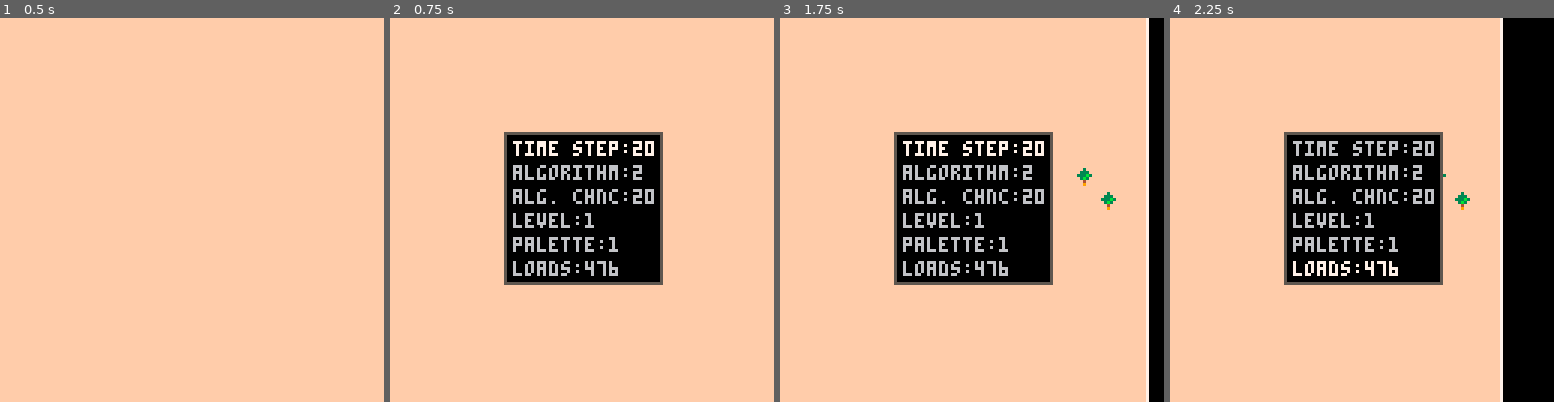
Above: before the commit, frames 1-4 (left to right).
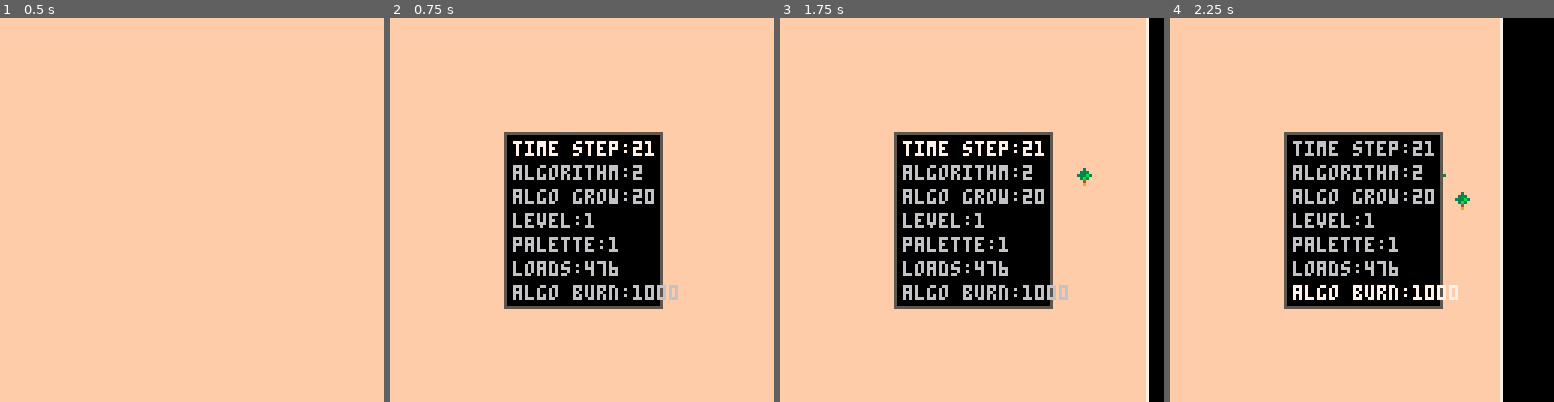
Above: after the commit, the same moments.

Repository: arnodick/castle
Game: PICO-8 cartridge forestfire.p8
Two runs of this game, one before a commit and one after it. Both use one fixed random seed, a clock stepped at 60 frames per second and the inputs below.
Inputs:
- Up to frame 1 (0.5 s): tap X (X key) at 0.33 s
- Up to frame 2 (0.75 s): tap O (Z key) at 0.7 s
- Up to frame 3 (1.75 s): tap X (X key) at 1.07 s; hold Right from 1.6 s (still down); tap O (Z key) at 1.7 s
- Up to frame 4 (2.25 s): tap X (X key) at 1.85 s; release Right at 2.1 s; tap O (Z key) at 2.1 s; hold Up from 2.15 s (still down)

Frame 1 is identical in both runs. In frame 2, 3.2% of the frame differs, in the area x 29-75%, y 32-76%; in frame 3, 3.3%; in frame 4, 3.7%.

Commit message:
spriteworx

Diff:
--- a/forestfire.p8
+++ b/forestfire.p8
@@ -146,7 +146,7 @@
 	if rndint(1000)<=chance then
 		cell=clampoverflow(cell+1,0,6)
 		mset(x,y,cell)
-		if cell==2 or cell==3 then
+		if cell==2 or cell==4 then
 			sfx(cell)
 		end
 	end
@@ -165,7 +165,7 @@
 				end
 			elseif cell==2 then
 				if checkneighbours(x,y,4)>0 then
-					chance=1000
+					chance=settings[6]
 				end
 			end
 			processcell(x,y,cell,chance)
@@ -188,7 +188,7 @@
 	levels[1].c=15
 	levels[2].c=7
 	levels[3].c=0
-	levels[4].c=1
+	levels[4].c=7
 
 	palette[1][1]={3,11}
 	palette[1][2]={9,10}
@@ -196,11 +196,11 @@
 	palette[2][2]={6,3}
 	palette[3][1]={7,8}
 	palette[3][2]={3,11}
-	palette[4][1]={3,11}
-	palette[4][2]={2,14}
+	palette[4][1]={3,5}
+	palette[4][2]={0,6}
 
 	settings={}
-	settings[0]=20--timestep
+	settings[0]=21--timestep
 	settings[1]=2--generation algs
 	--0: random(?)
 	--1: ?(8 direction)
@@ -210,14 +210,16 @@
 	settings[3]=1--level
 	settings[4]=1--pallette
 	settings[5]=476--load length
+	settings[6]=1000--algo burn
 
 	stitles={}
 	stitles[0]="time step:"
 	stitles[1]="algorithm:"
-	stitles[2]="alg. chnc:"
+	stitles[2]="algo grow:"
 	stitles[3]="level:"
 	stitles[4]="palette:"
 	stitles[5]="loads:"
+	stitles[6]="algo burn:"
 
 	probs={}
 	probs[0]=2
@@ -289,7 +291,7 @@
 				cam[a]+=dire[a]*2
 			end
 			if btnp(4) then
-				makemenu(1,38,38,52,50,3)
+				makemenu(1,38,38,52,58,3)
 --				makemenu(1,5,6,52,50,3)--64x64 mode
 				sendtomenu(menus[1],settings)
 
@@ -301,7 +303,7 @@
 			if btnp(5) then
 --				reload(0x2000,0x2000,0x1000)--load from map
 --				reload(0x0000,0x0000,0x00f0)
-				makemenu(2,38,38,52,50,3)
+				makemenu(2,38,38,52,58,3)
 --				makemenu(2,5,6,52,50,3)--64x64 mode
 				sendtomenu(menus[1],probs)
 			end
Not shown, changed: 64 lines of the sprite sheet (__gfx__) section of forestfire.p8
Not shown, changed: the sound effects (__sfx__) section of forestfire.p8
